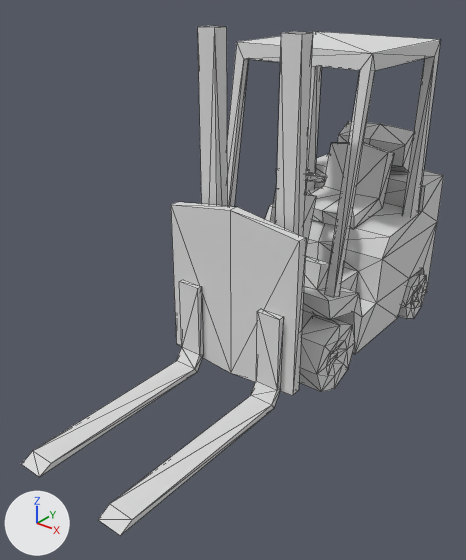
The glTF model models/ultimate-pack/low-poly-10/m/vehicles-forklift.glb, before and after one commit.
Before and after are seen from a camera (50 mm lens) standing at (2.37, -4.0, 2.63) and looking at (-0.08, -0.94, 0.73). Arrows for +X, +Y and +Z are at lower left; the lights stay in place. The picture after the commit comes second. Mesh edges are drawn as thin lines. Where no turn or scale is listed for an object, it has been applied to the vertices.

The first picture shows 'forklift-base', 'forklift-wheel_BL', 'forklift-wheel_FL', 'lift'.
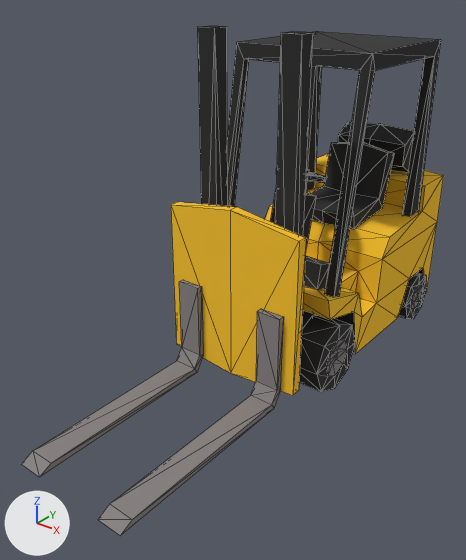
What differs and where, as boxes (x1, y1, x2, y2) in the pictures (466 x 560 px):
```json
{"object": "forklift-base", "change": "recoloured", "before": [198, 26, 444, 354], "after": [198, 26, 444, 354], "on screen": "white to black"}
{"object": "lift", "change": "recoloured", "before": [22, 202, 306, 536], "after": [22, 202, 306, 536], "on screen": "darker"}
{"object": "forklift-wheel_FL", "change": "recoloured", "before": [299, 315, 355, 392], "after": [299, 315, 355, 392], "on screen": "white to black"}
{"object": "forklift-wheel_BL", "change": "recoloured", "before": [398, 273, 427, 319], "after": [398, 273, 427, 319], "on screen": "white to grey"}
```

Edits to the scene script, one JSON object a line:
```json
{"op": "set", "path": "mat_17_grey_darkest.base_color", "old": "(0.8, 0.8, 0.8)", "new": "(0.0222, 0.0222, 0.0222)", "note": "white #e7e7e7 -> black #292929"}
{"op": "set", "path": "mat_20_grey.base_color", "old": "(0.8, 0.8, 0.8)", "new": "(0.242, 0.223, 0.223)", "note": "white #e7e7e7 -> grey #878282"}
{"op": "set", "path": "mat_30_yellow.base_color", "old": "(0.8, 0.8, 0.8)", "new": "(0.982, 0.559, 0.0176)", "note": "white #e7e7e7 -> yellow #fdc524"}
```
